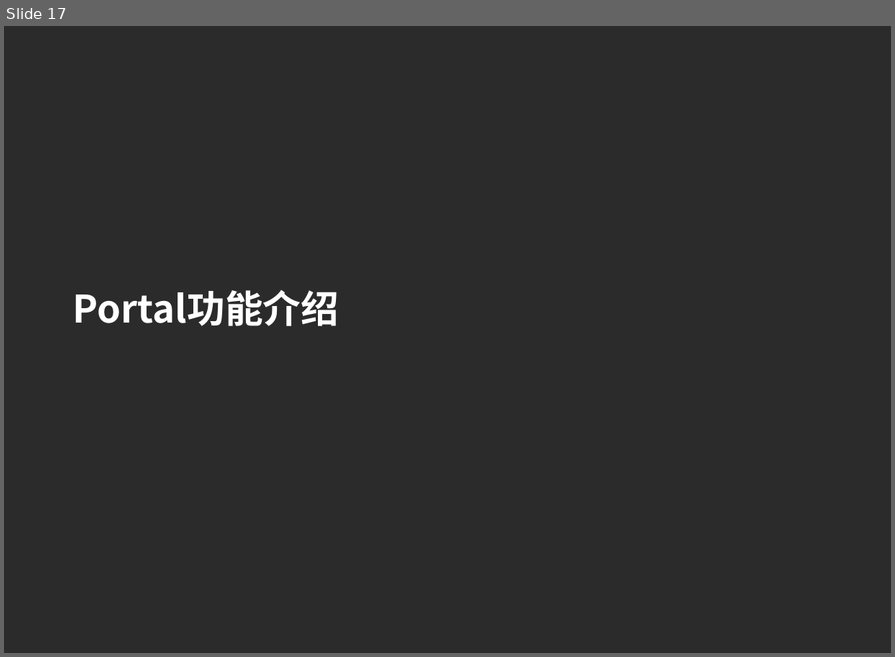
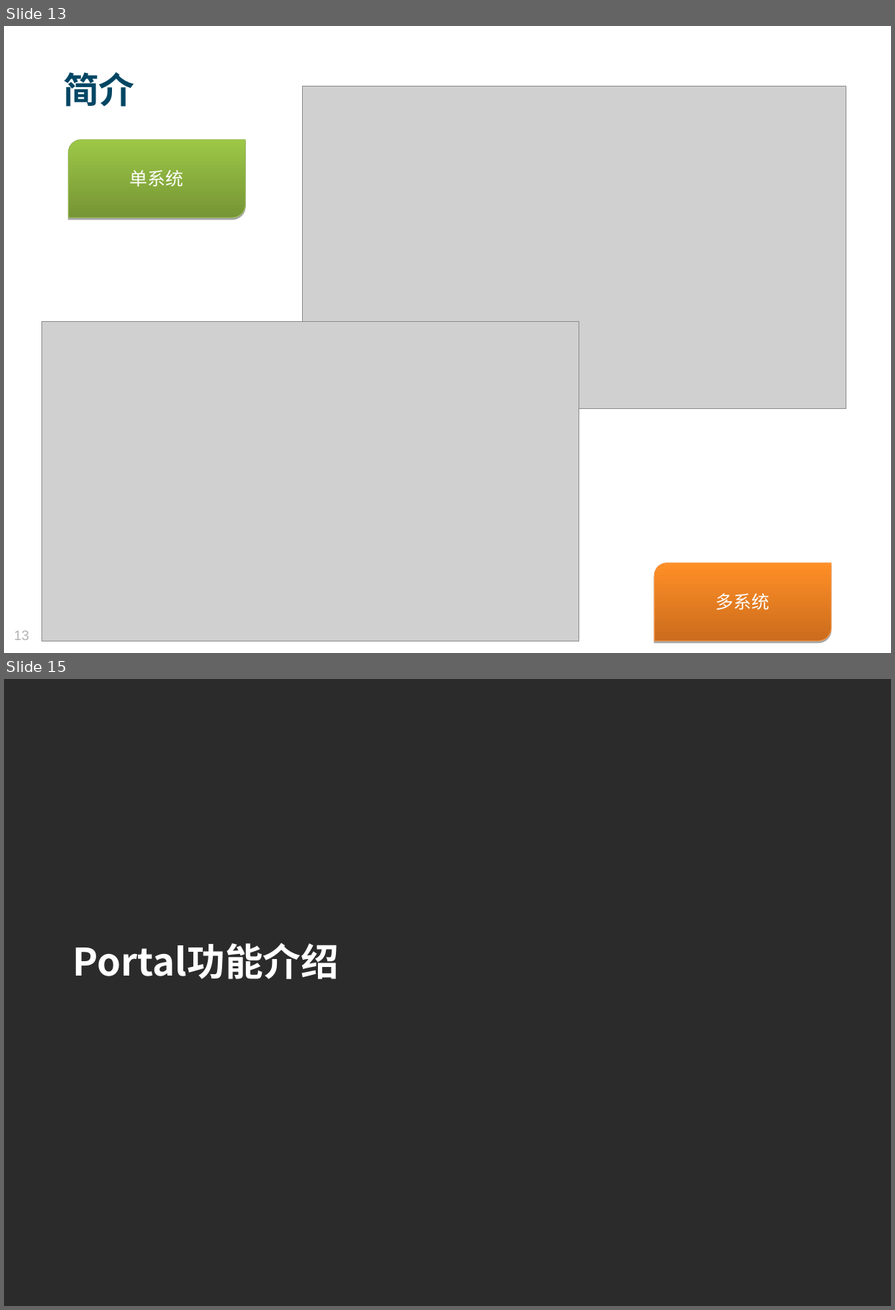
Before and after one commit to MosesZhu/Cube, a slide deck: Document/New Webframework Introduction.ppt. Shown one above the other, each under a label of ours: slide 17 before the commit, slides 13 and 15 after it; the slides between them are not shown. The pictures are 895x657 and 895x1310 pixels, drawn with LibreOffice and Linux fonts; fonts in the diff are those of the drawing; grey boxes stand for pictures; background and template pictures are left out; a plain dark background stands for a picture behind light text. Boxes give left, top, right and bottom in pixels: in the first picture for what was removed or moved away, otherwise in the second. Text is boxed around its words. In the diff, an @@ line names an element or a change of style, - is before the commit and + after.

```diff
--- a/Document/New Webframework Introduction.ppt
+++ b/Document/New Webframework Introduction.ppt
@@ slide 13 added at <box>4,26,891,653</box>, background picture (left out) @@
@@ text added at <box>63,72,134,107</box>, 34 pt, text #004664, bold @@
+简介
@@ picture added at <box>303,86,846,409</box> @@
@@ freeform shape added at <box>69,140,245,218</box>, fill gradient #769535 to #9CC746, outline #98B954 0.74 pt, 17 pt, text #FFFFFF @@
+单系统
@@ picture added at <box>42,322,579,642</box> @@
@@ freeform shape added at <box>654,563,831,642</box>, fill gradient #CB6C1D to #FF8F26, outline #F69240 0.74 pt, 17 pt, text #FFFFFF @@
+多系统
@@ page number added at <box>14,631,29,640</box>, 13 pt, text #B2B2B2 @@
+13
@@ what was slide 17 is now slide 15 @@
```
Also in this commit, not shown: 11 slides changed, 1 other slide added, 4 slides removed, 12 other files.
